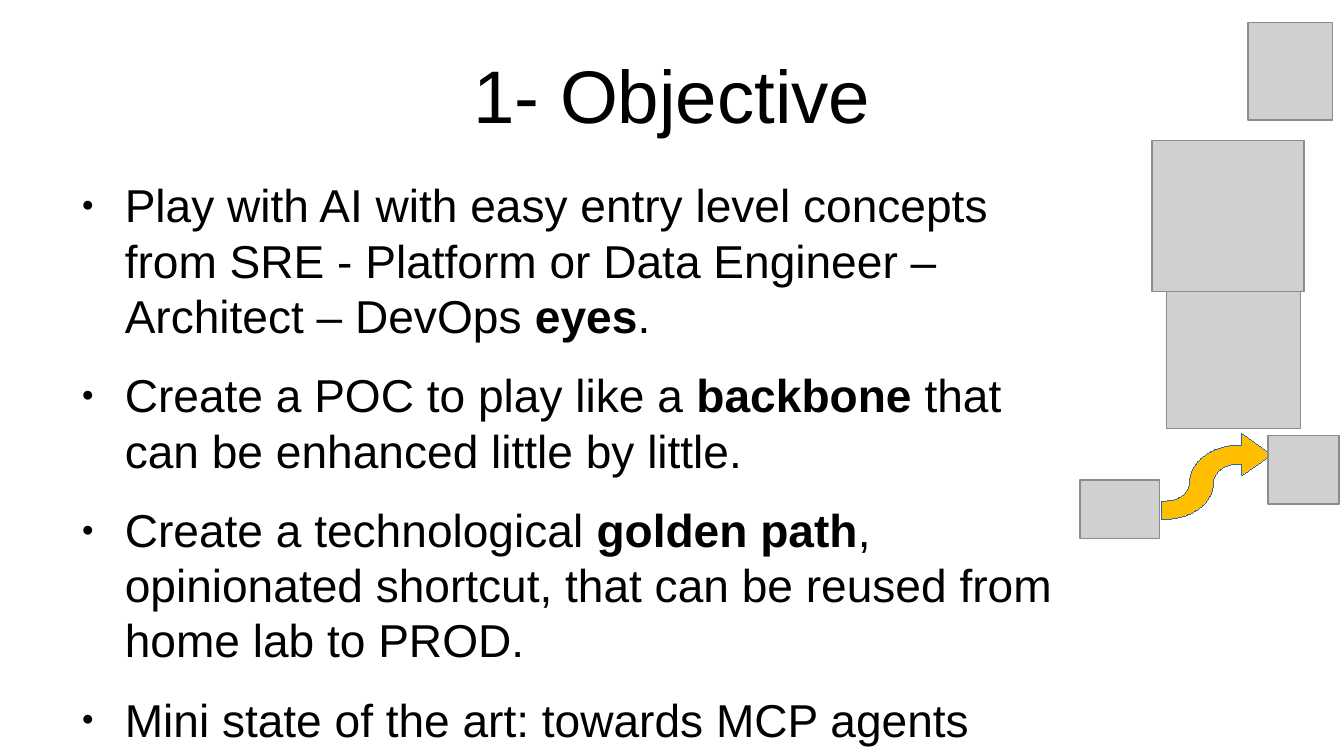
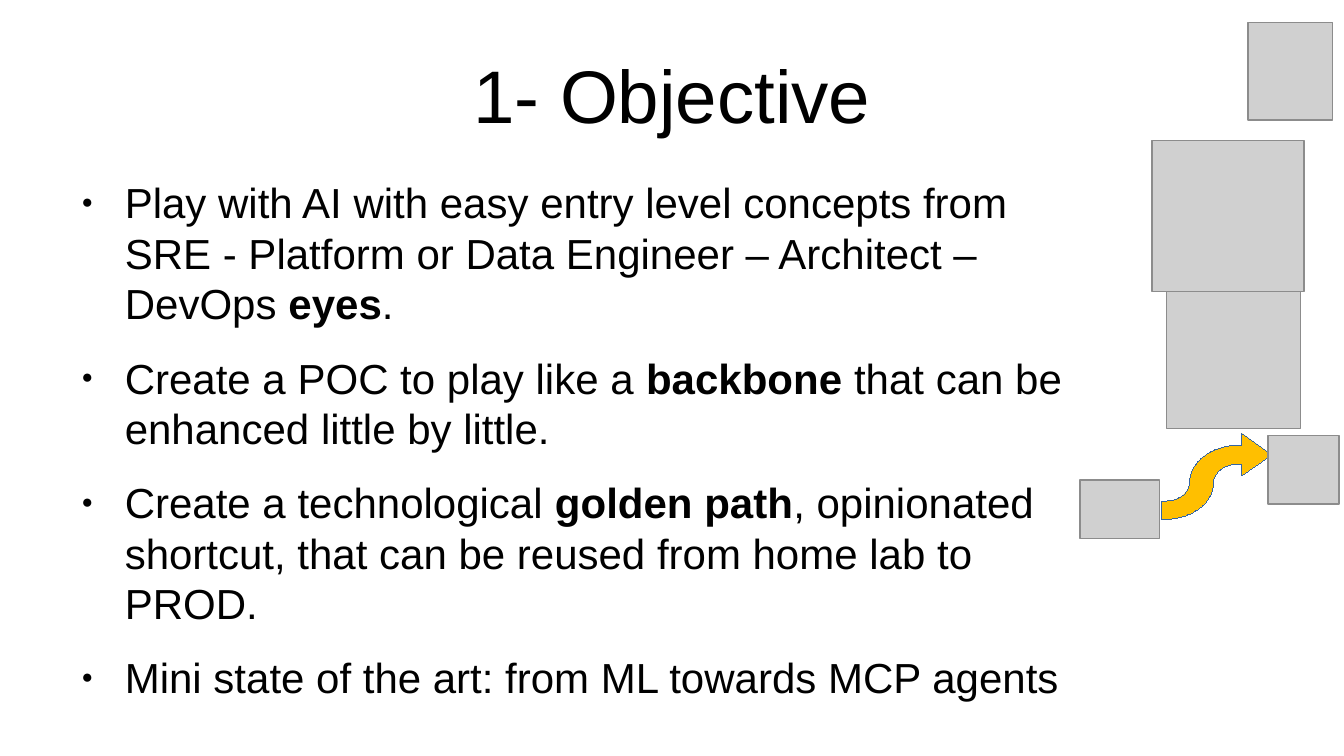
Before and after one commit to inigokintana/homelab-2-prod-ai-golden-path, a slide deck: slide 2 of docs/Presentation-homelab-2-prod-ai-golden-path.odp. Drawn at 1344x756 pixels with LibreOffice and Linux fonts; fonts in the diff are those of the drawing; grey boxes stand for pictures. Boxes give left, top, right and bottom in pixels: in the first picture for what was removed or moved away, otherwise in the second. Text is boxed around its words. In the diff, an @@ line names an element or a change of style, - is before the commit and + after.

```diff
--- a/docs/Presentation-homelab-2-prod-ai-golden-path.odp
+++ b/docs/Presentation-homelab-2-prod-ai-golden-path.odp
@@ text at (125,187,1062,620): size 27.2 to 24.8 pt in "Play with AI with easy entry level ...", "Create a POC to play like a ...", "Create a technological golden path, opinionated shortcut, ..." @@
@@ text at (125,662,1058,702): text changed; size 27.2 to 24.8 pt @@
-● Mini state of the art: towards MCP agents
+● Mini state of the art: from ML towards MCP agents
```
Also in this commit, not shown: 7 other slides changed, 1 slide added, 4 other files.
